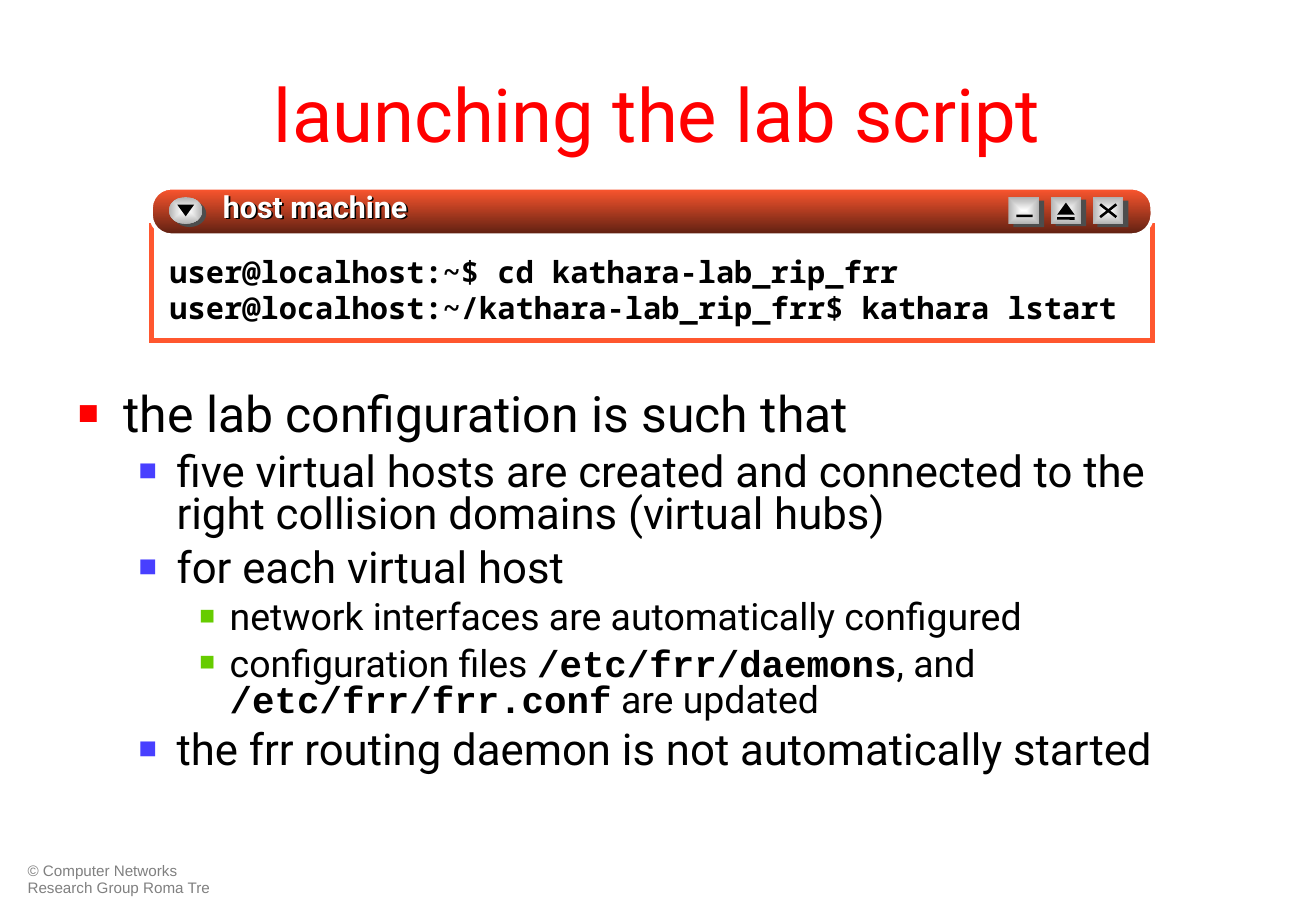
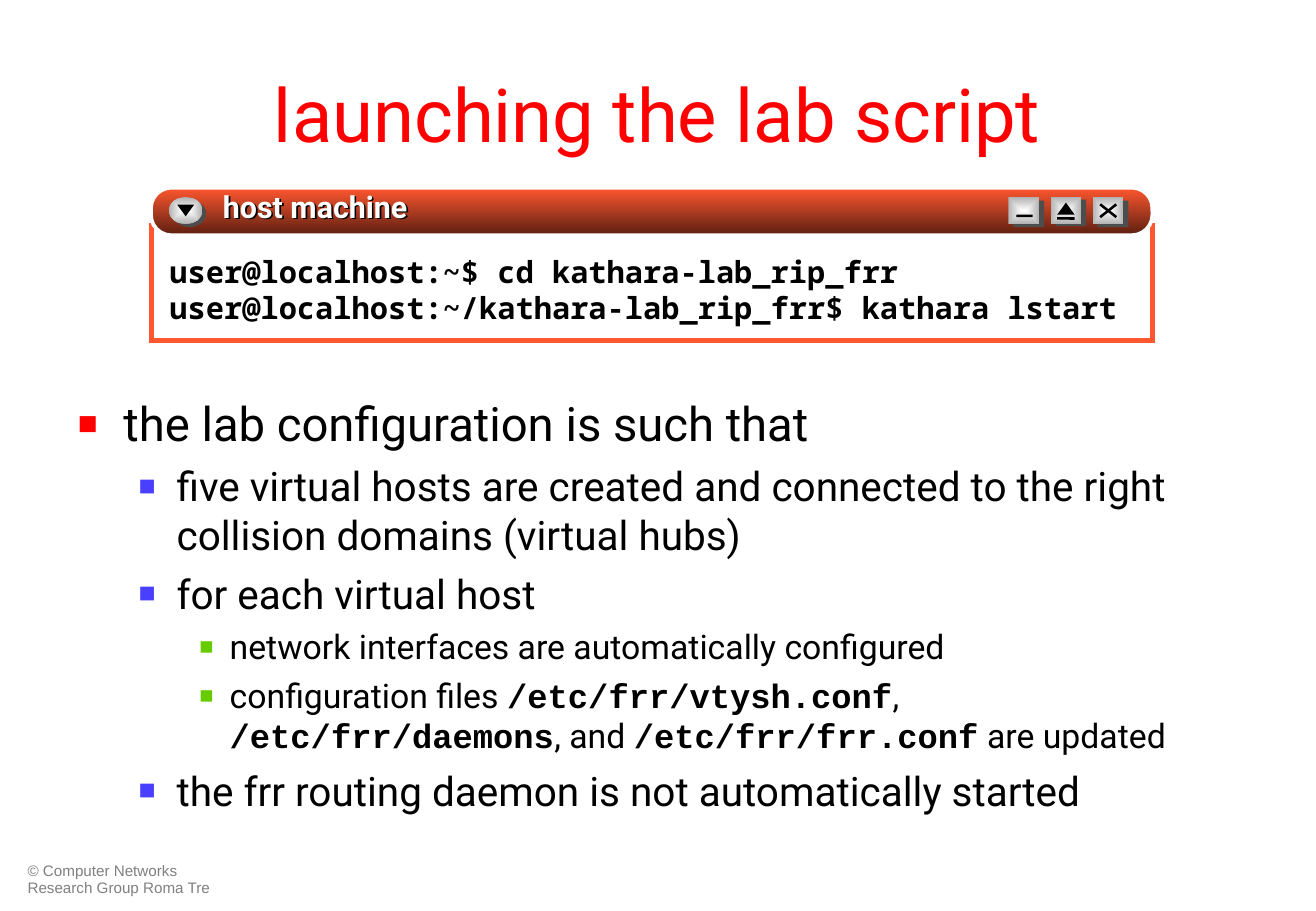
Before and after one commit to KatharaFramework/Kathara-Labs, a slide deck: slide 10 of Intradomain Routing/RIP_FRRouting/009-kathara-lab_rip_frr.ppt. Drawn at 1316x911 pixels with LibreOffice and Linux fonts; fonts in the diff are those of the drawing. Boxes give left, top, right and bottom in pixels: in the first picture for what was removed or moved away, otherwise in the second. Text is boxed around its words. In the diff, an @@ line names an element or a change of style, - is before the commit and + after.

Commit message:
minor changes, typos and such

```diff
--- a/Intradomain Routing/RIP_FRRouting/009-kathara-lab_rip_frr.ppt
+++ b/Intradomain Routing/RIP_FRRouting/009-kathara-lab_rip_frr.ppt
@@ text at (123,405,1166,815): size 29.6 to 28 pt in "the lab configuration is such that"; size 25.9 to 24 pt in "five virtual hosts are created and connected ...", "for each virtual host", "the frr routing daemon is not automatically ..."; size 22.2 to 20 pt in "network interfaces are automatically configured"; line spacing 0.8 to 1; less space between paragraphs @@
@@ text at (230,682,1166,755): text changed; size 22.2 to 20 pt @@
-    ■ configuration files /etc/frr/daemons, and /etc/frr/frr.conf are updated
+    ■ configuration files /etc/frr/vtysh.conf, /etc/frr/daemons, and /etc/frr/frr.conf are updated
```
Also in this commit, not shown: 5 other slides changed, 1 other file.
